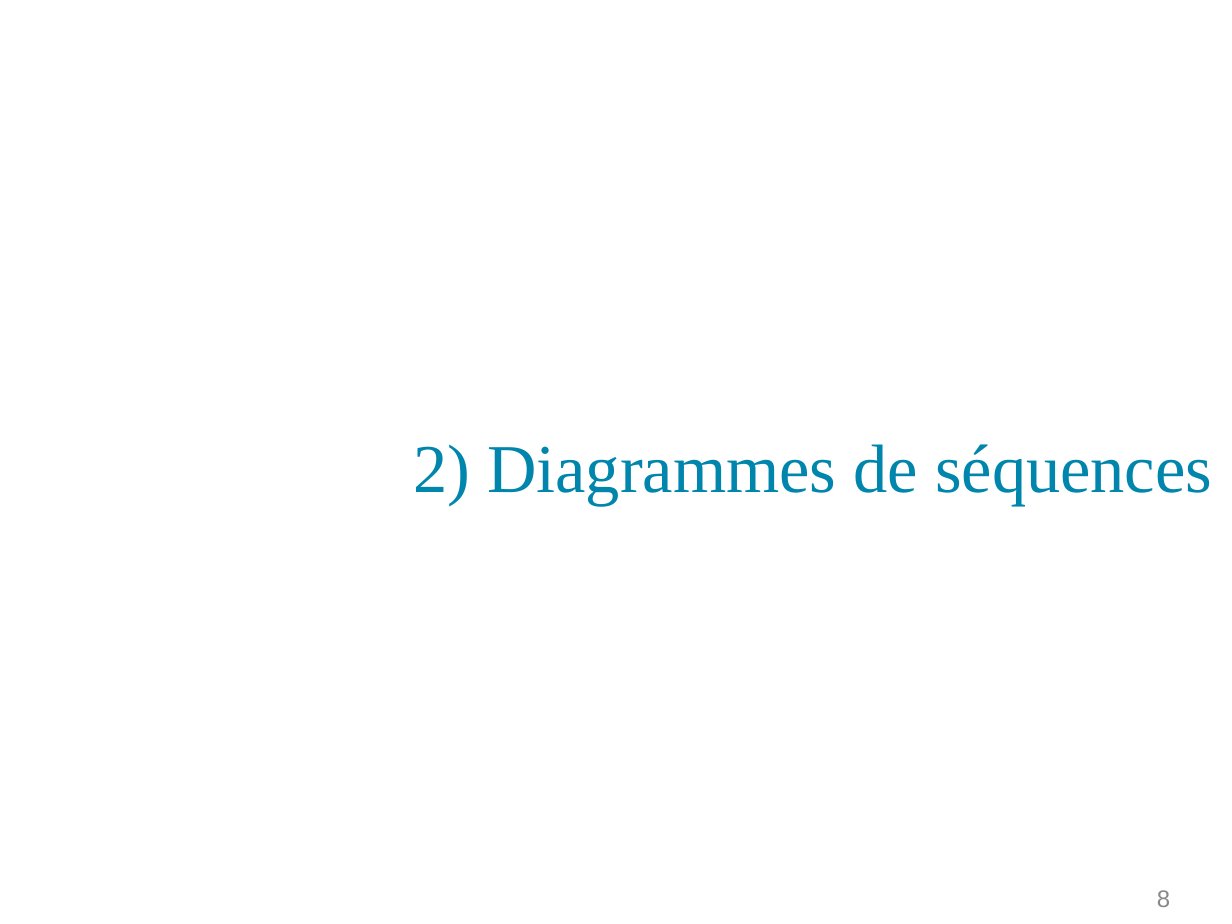
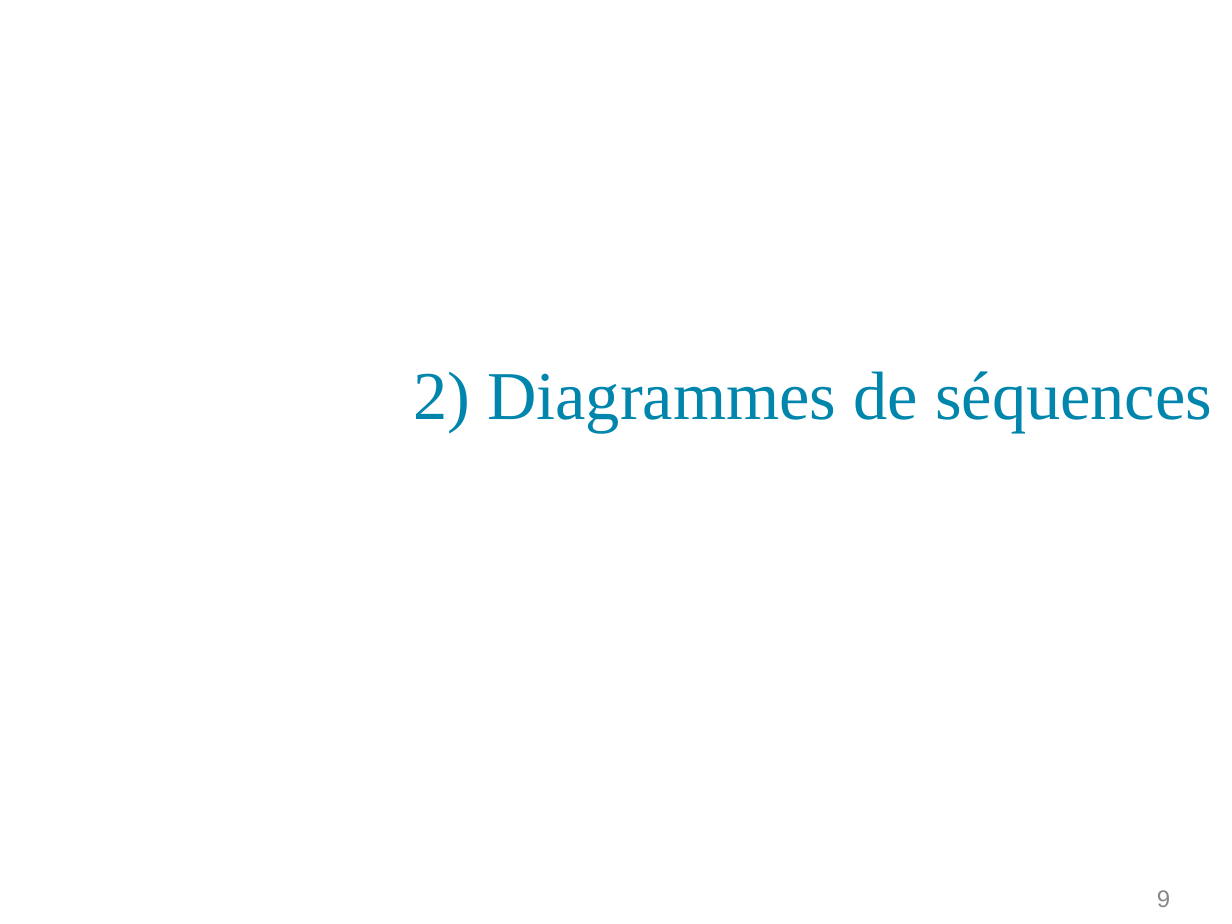
Before and after one commit to PinaudLucas/Projet, a slide deck: slide 9 of Romain/Revue_1.odp (slide 8 before the commit). Drawn at 1232x924 pixels with LibreOffice and Linux fonts; fonts in the diff are those of the drawing; background and template pictures are left out. Boxes give left, top, right and bottom in pixels: in the first picture for what was removed or moved away, otherwise in the second. Text is boxed around its words. In the diff, an @@ line names an element or a change of style, - is before the commit and + after.

```diff
--- a/Romain/Revue_1.odp
+++ b/Romain/Revue_1.odp
@@ title "2) Diagrammes de séquences": place and size @@
-title "2) Diagrammes de séquences" at (413,444,1212,506)
+title "2) Diagrammes de séquences" at (413,371,1212,433)
@@ page number at (1157,890,1170,907): text changed @@
-8
+9
```
Also in this commit, not shown: 4 other slides changed, 1 slide added, 1 other file.
